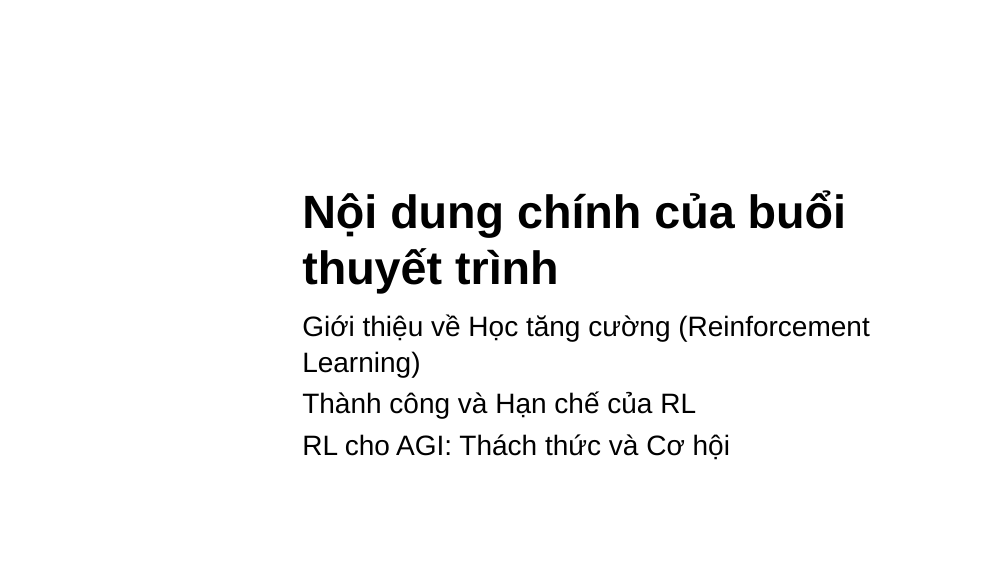
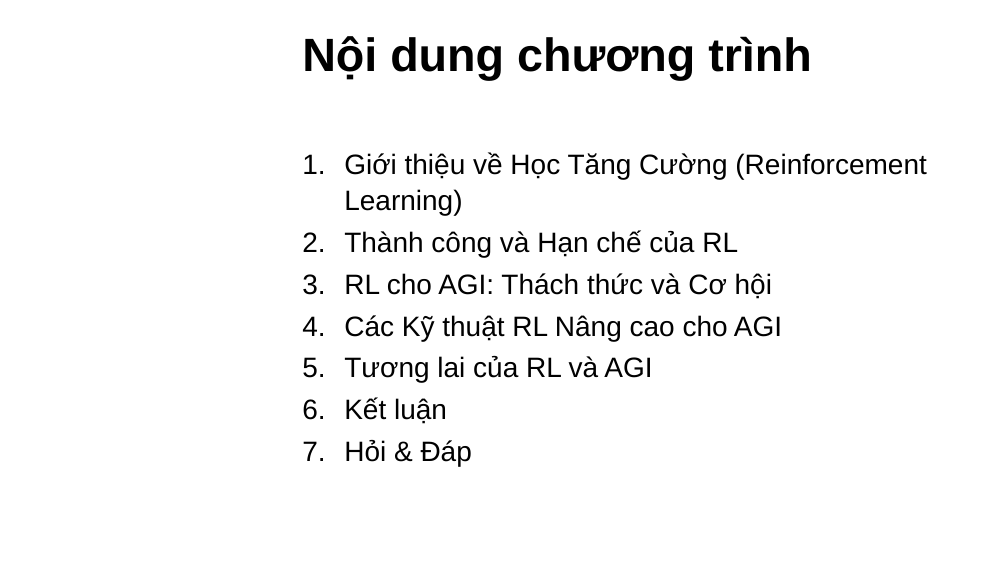
Before and after one commit to vantu-fit/SlideGenX, a slide deck: slide 2 of backend/src/final_slide.pptx. Drawn at 1008x567 pixels with LibreOffice and Linux fonts; fonts in the diff are those of the drawing; background and template pictures are left out. Boxes give left, top, right and bottom in pixels: in the first picture for what was removed or moved away, otherwise in the second. Text is boxed around its words. In the diff, an @@ line names an element or a change of style, - is before the commit and + after.

```diff
--- a/backend/src/final_slide.pptx
+++ b/backend/src/final_slide.pptx
@@ title "Nội dung chương trình" at (302, 36, 812, 81): vertical alignment bottom to top @@
@@ title at (302, 36, 812, 81): text changed @@
-Nội dung chính của buổi thuyết trình
+Nội dung chương trình
@@ text "Giới thiệu về Học Tăng ...": place and size @@
-text "Giới thiệu về Học Tăng ..." at (302, 314, 869, 460)
+text "Giới thiệu về Học Tăng ..." at (344, 153, 926, 383)
@@ text at (344, 153, 926, 216): text changed @@
-Giới thiệu về Học tăng cường (Reinforcement Learning)
+1. Giới thiệu về Học Tăng Cường (Reinforcement Learning)
@@ text at (344, 230, 772, 299): bullet none to 1. @@
@@ text at (344, 315, 782, 383): paragraphs added @@
+4. Các Kỹ thuật RL Nâng cao cho AGI
+5. Tương lai của RL và AGI
+6. Kết luận
+7. Hỏi & Đáp
```
Also in this commit, not shown: 8 other slides changed, 13 slides added, 12 slides removed, 17 other files.
